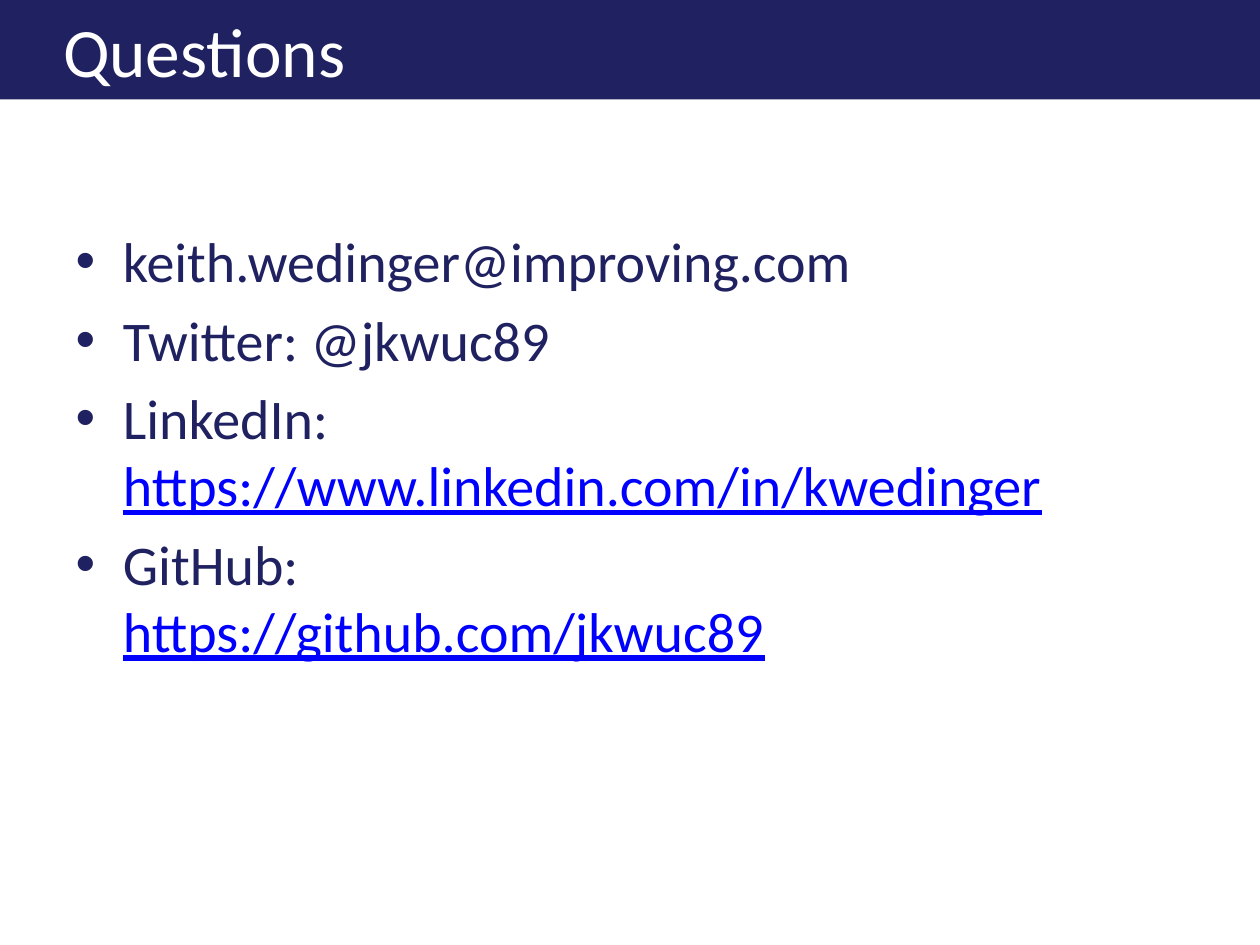
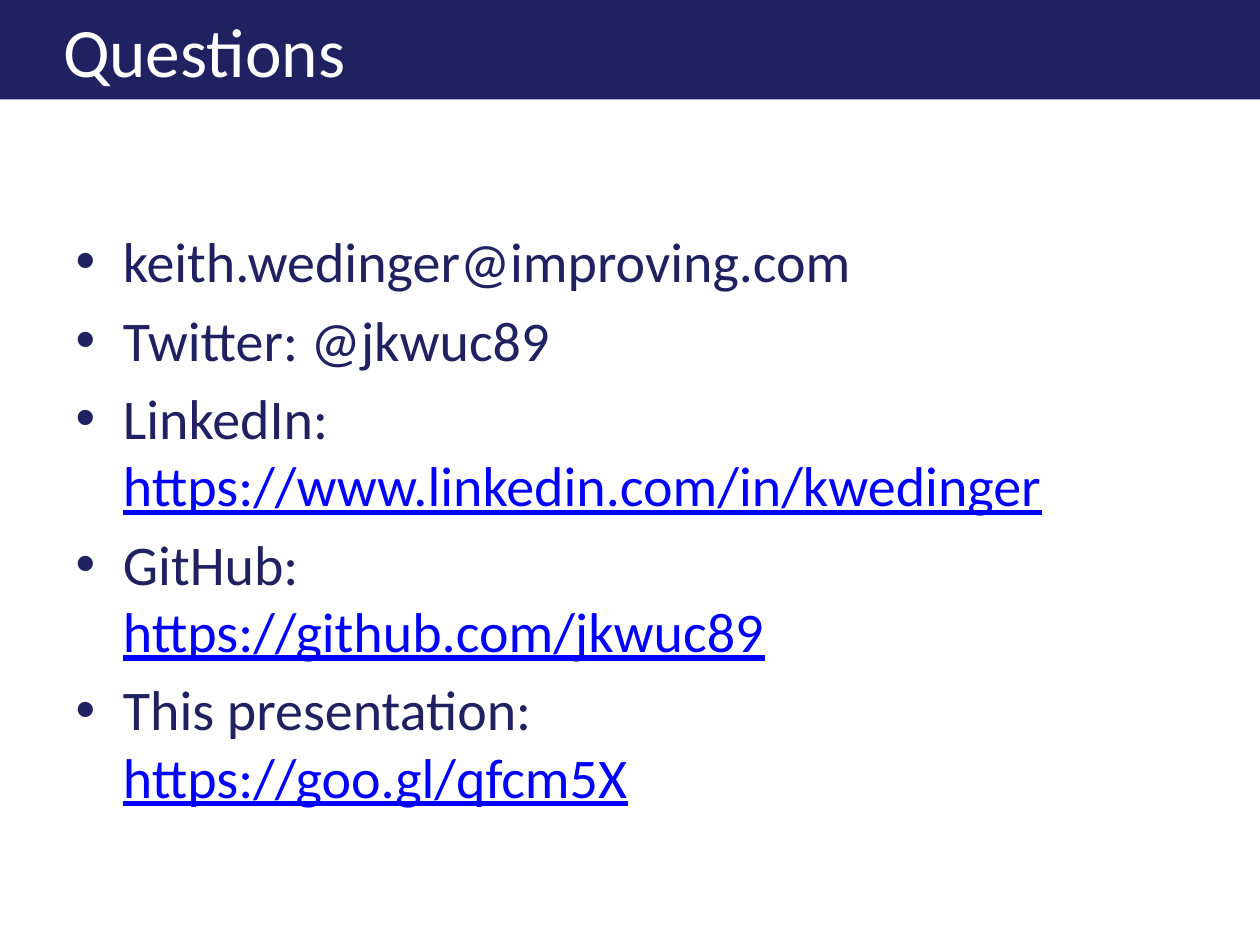
Before and after one commit to jkwuc89/Presentations, a slide deck: slide 13 of Effectively Documenting your Development Project.pptx. Drawn at 1260x945 pixels with LibreOffice and Linux fonts; fonts in the diff are those of the drawing; background and template pictures are left out. Boxes give left, top, right and bottom in pixels: in the first picture for what was removed or moved away, otherwise in the second. Text is boxed around its words. In the diff, an @@ line names an element or a change of style, - is before the commit and + after.

```diff
--- a/Effectively Documenting your Development Project.pptx
+++ b/Effectively Documenting your Development Project.pptx
@@ text at [123,691,627,808]: paragraph added @@
+• This presentation:
+  https://goo.gl/qfcm5X
```
Also in this commit, not shown: 2 other slides changed.
